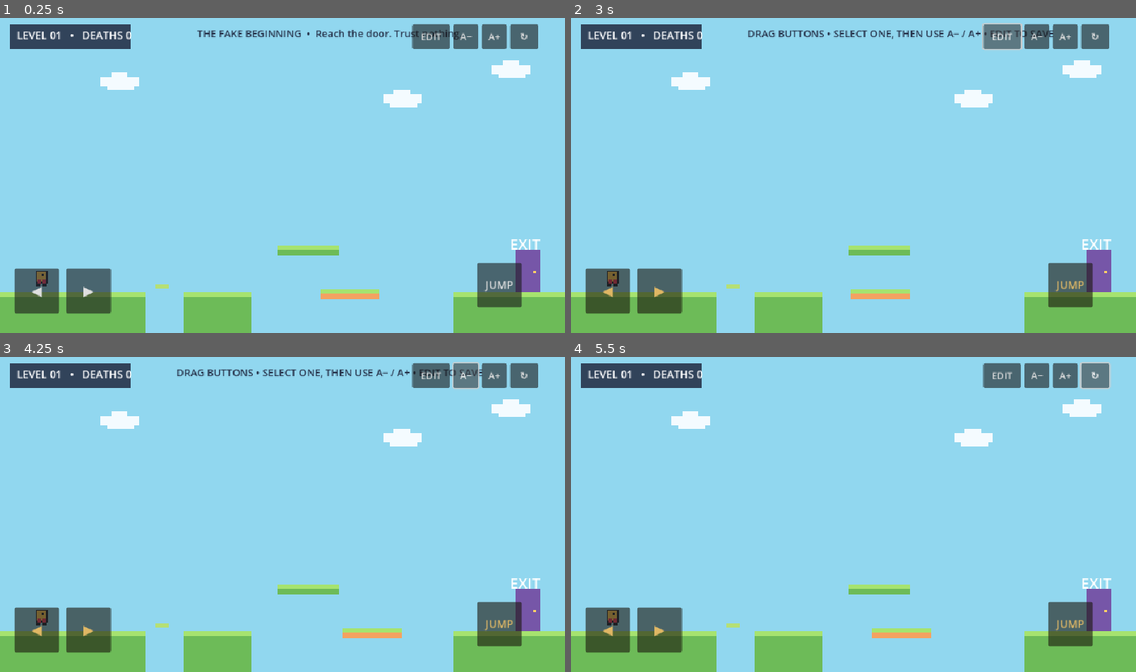
Above: before the commit, frames 1-4 (two rows, left to right).
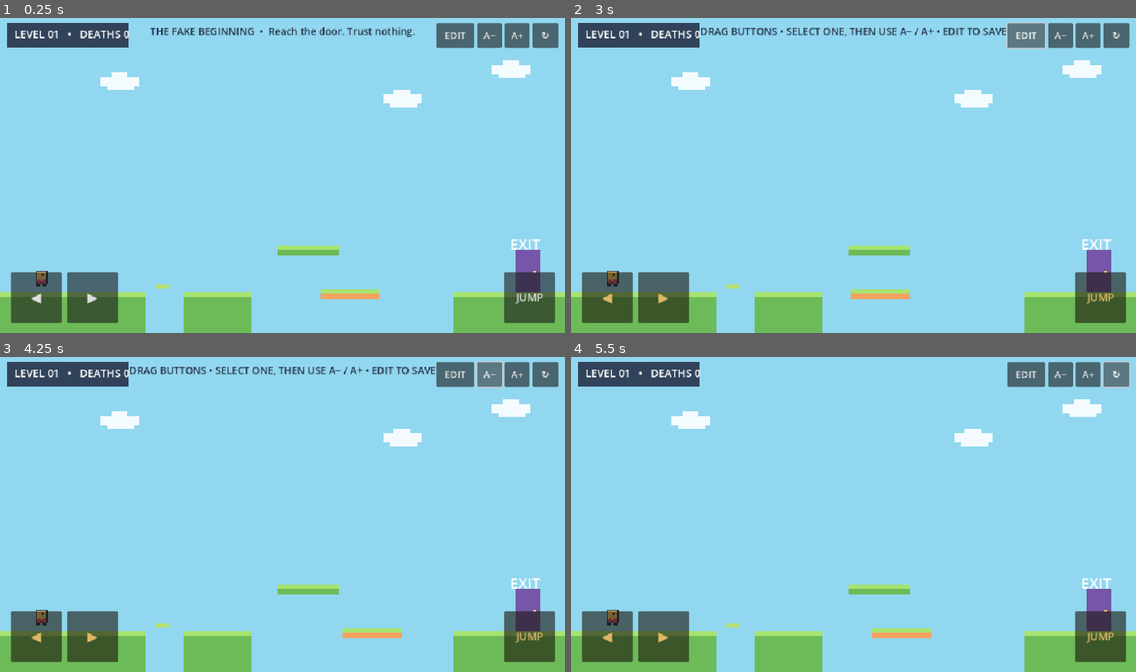
Above: after the commit, the same moments.

Repository: ishak6/PixelQuest-2D
Game: Godot game, scene res://scenes/main.tscn
Same seed, same stepped clock (60 frames per second), same inputs: the game is played once before the commit and once after it.
Inputs:
- Up to frame 1 (0.25 s): no input
- Up to frame 2 (3 s): click "◀" at 0.5 s; click "▶" at 1.25 s; click "JUMP" at 2 s; click "EDIT" at 2.75 s
- Up to frame 3 (4.25 s): click "A−" at 3.5 s
- Up to frame 4 (5.5 s): click "A+" at 4.25 s; click "↻" at 5 s

The runs differ from the first frame. In frame 1, 5.9% of the frame differs, in the area x 1-99%, y 1-97%; in frame 2, 6.0%; in frame 3, 6.0%; in frame 4, 5.1%.

Commit message:
Fit full game scene and touch controls to browser and phone orientation

Diff:
--- a/scripts/main.gd
+++ b/scripts/main.gd
@@ -16,6 +16,10 @@
 var moving_start_x := 520.0
 var moving_end_x := 690.0
 var ui_layer: CanvasLayer
+var game_camera: Camera2D
+var level_background: ColorRect
+var hud_panel: ColorRect
+var utility_buttons: Dictionary = {}
 var death_label: Label
 var message_label: Label
 var left_held := false
@@ -33,11 +37,39 @@
 var touch_points: Dictionary = {}
 
 func _ready() -> void:
+    _configure_viewport()
+    get_viewport().size_changed.connect(_on_viewport_resized)
     _setup_input()
     _build_level()
     _build_ui()
     _spawn_player()
     _show_message("THE FAKE BEGINNING  •  Reach the door. Trust nothing.", 3.5)
+
+func _configure_viewport() -> void:
+    game_camera = Camera2D.new()
+    game_camera.position = Vector2(WORLD_W * 0.5, 270.0)
+    game_camera.enabled = true
+    add_child(game_camera)
+    _fit_camera_to_scene()
+
+func _on_viewport_resized() -> void:
+    _fit_camera_to_scene()
+    _layout_ui()
+    _refresh_touch_controls()
+
+func _fit_camera_to_scene() -> void:
+    if not is_instance_valid(game_camera):
+        return
+    var viewport_size := get_viewport().get_visible_rect().size
+    if viewport_size.x <= 0.0 or viewport_size.y <= 0.0:
+        return
+    var zoom_factor: float = minf(viewport_size.x / WORLD_W, viewport_size.y / 540.0)
+    zoom_factor = maxf(zoom_factor, 0.1)
+    game_camera.zoom = Vector2(zoom_factor, zoom_factor)
+    if is_instance_valid(level_background):
+        var visible_world_size := viewport_size / zoom_factor
+        level_background.position = game_camera.position - visible_world_size * 0.5
+        level_background.size = visible_world_size
 
 func _process(delta: float) -> void:
     if Input.is_action_just_pressed("restart"):
@@ -116,11 +148,11 @@
 
 func _build_level() -> void:
     # Background and decorative clouds.
-    var bg := ColorRect.new()
-    bg.color = Color("#91d7ef")
-    bg.size = Vector2(WORLD_W, 540)
-    bg.z_index = -20
-    add_child(bg)
+    level_background = ColorRect.new()
+    level_background.color = Color("#91d7ef")
+    level_background.size = Vector2(WORLD_W, 540)
+    level_background.z_index = -20
+    add_child(level_background)
     _draw_cloud(Vector2(170, 95))
     _draw_cloud(Vector2(650, 125))
     _draw_cloud(Vector2(835, 75))
@@ -245,11 +277,12 @@
     ui_layer = CanvasLayer.new()
     add_child(ui_layer)
     var panel := ColorRect.new()
-    panel.position = Vector2(16, 14)
-    panel.size = Vector2(205, 42)
-    panel.color = Color("#26324a")
-    panel.modulate.a = 0.9
-    ui_layer.add_child(panel)
+    hud_panel = ColorRect.new()
+    hud_panel.position = Vector2(16, 14)
+    hud_panel.size = Vector2(205, 42)
+    hud_panel.color = Color("#26324a")
+    hud_panel.modulate.a = 0.9
+    ui_layer.add_child(hud_panel)
     death_label = Label.new()
     death_label.position = Vector2(28, 20)
     death_label.text = "LEVEL 01   •   DEATHS 0"
@@ -275,24 +308,79 @@
     edit_button.size = Vector2(64, 42)
     edit_button.pressed.connect(_toggle_control_editor)
     ui_layer.add_child(edit_button)
+    utility_buttons["edit"] = edit_button
     var smaller := Button.new()
     smaller.text = "A−"
     smaller.position = Vector2(770, 14)
     smaller.size = Vector2(42, 42)
     smaller.pressed.connect(func(): _resize_selected_control(-8.0))
     ui_layer.add_child(smaller)
+    utility_buttons["smaller"] = smaller
     var larger := Button.new()
     larger.text = "A+"
     larger.position = Vector2(818, 14)
     larger.size = Vector2(42, 42)
     larger.pressed.connect(func(): _resize_selected_control(8.0))
     ui_layer.add_child(larger)
+    utility_buttons["larger"] = larger
     var restart_button := Button.new()
     restart_button.text = "↻"
     restart_button.position = Vector2(866, 14)
     restart_button.size = Vector2(48, 42)
     restart_button.pressed.connect(_restart_level)
     ui_layer.add_child(restart_button)
+    utility_buttons["restart"] = restart_button
+    _layout_ui()
+
+func _layout_ui() -> void:
+    if not is_instance_valid(ui_layer):
+        return
+    var viewport_size := get_viewport().get_visible_rect().size
+    var w: float = viewport_size.x
+    var h: float = viewport_size.y
+    var compact: bool = w < 700.0
+    if is_instance_valid(hud_panel):
+        hud_panel.position = Vector2(12, 12)
+        hud_panel.size = Vector2(205, 42)
+    if is_instance_valid(death_label):
+        death_label.position = Vector2(24, 18)
+    if is_instance_valid(message_label):
+        message_label.position = Vector2(12, 62 if compact else 14)
+        message_label.size = Vector2(maxf(100.0, w - 24.0), 38)
+        message_label.add_theme_font_size_override("font_size", 14 if compact else 17)
+    var top_y: float = 66.0 if compact else 12.0
+    var button_h: float = 38.0 if compact else 42.0
+    var restart_w: float = 44.0
+    var edit_w: float = 58.0 if compact else 64.0
+    var small_w: float = 38.0 if compact else 42.0
+    var gap: float = 5.0
+    var right_edge: float = w - 12.0
+    var restart_button: Button = utility_buttons["restart"]
+    var larger: Button = utility_buttons["larger"]
+    var smaller: Button = utility_buttons["smaller"]
+    var edit_button: Button = utility_buttons["edit"]
+    restart_button.size = Vector2(restart_w, button_h)
+    restart_button.position = Vector2(right_edge - restart_w, top_y)
+    larger.size = Vector2(small_w, button_h)
+    larger.position = Vector2(restart_button.position.x - gap - small_w, top_y)
+    smaller.size = Vector2(small_w, button_h)
+    smaller.position = Vector2(larger.position.x - gap - small_w, top_y)
+    edit_button.size = Vector2(edit_w, button_h)
+    edit_button.position = Vector2(smaller.position.x - gap - edit_w, top_y)
+    var control_size: float = clampf(minf(w, h) * 0.16, 64.0, 92.0)
+    var bottom_y: float = h - control_size - 18.0
+    if control_buttons.has("move_left"):
+        var left_button: Button = control_buttons["move_left"]
+        left_button.size = Vector2(control_size, control_size)
+        left_button.position = Vector2(18.0, bottom_y)
+    if control_buttons.has("move_right"):
+        var right_button: Button = control_buttons["move_right"]
+        right_button.size = Vector2(control_size, control_size)
+        right_button.position = Vector2(28.0 + control_size, bottom_y)
+    if control_buttons.has("jump"):
+        var jump_button: Button = control_buttons["jump"]
+        jump_button.size = Vector2(control_size, control_size)
+        jump_button.position = Vector2(w - control_size - 18.0, bottom_y)
 
 func _touch_button(caption: String, pos: Vector2, action: String) -> void:
     var button := Button.new()
